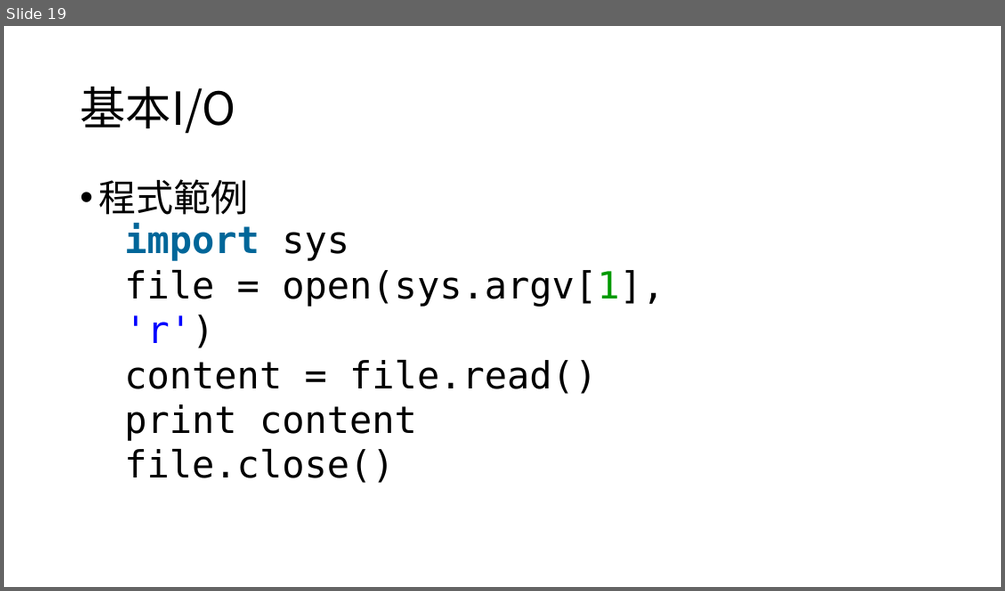
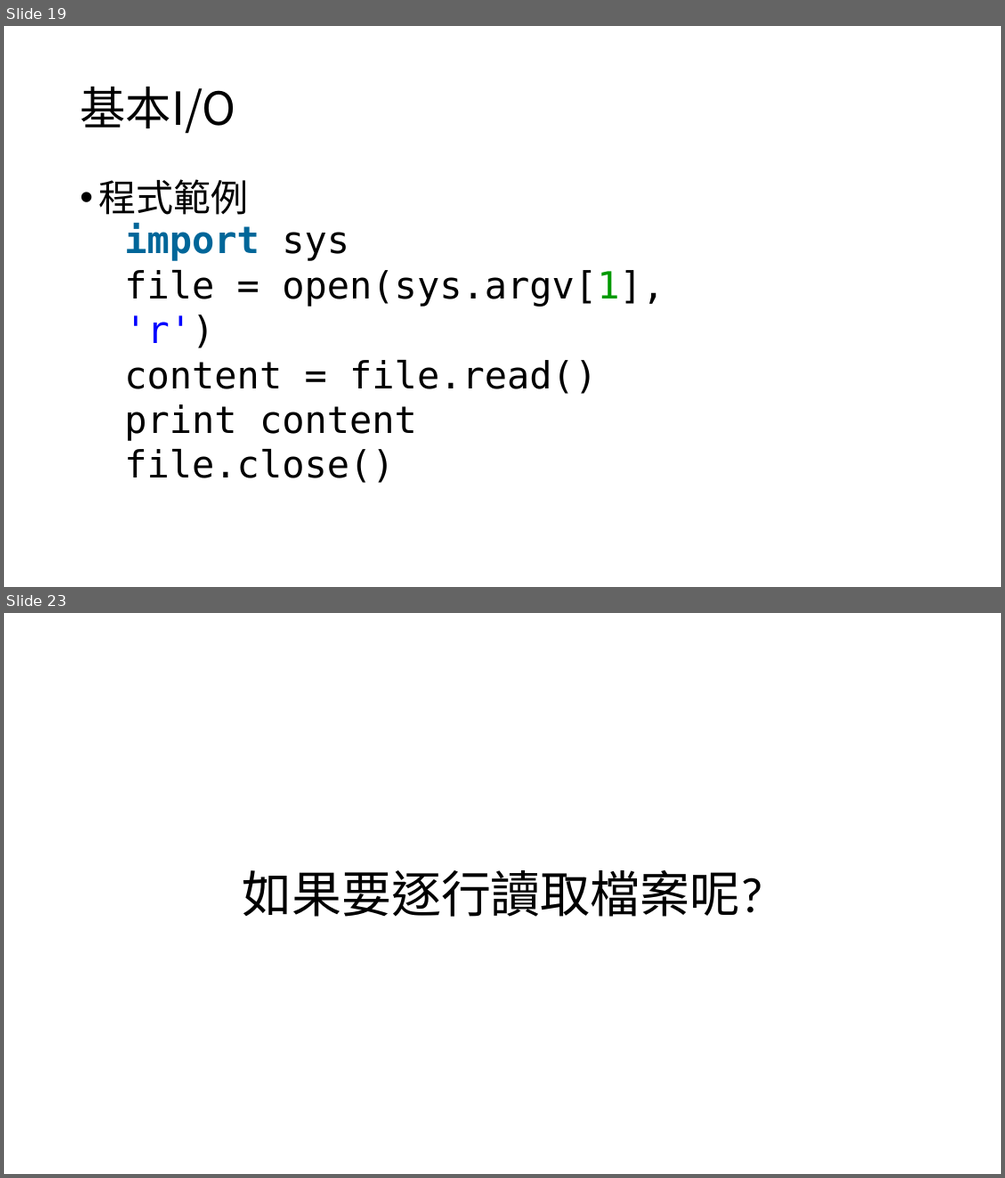
Before and after one commit to timmy61109/Python-Tutorial, a slide deck: Python程式設計入門指南.pptx. Shown one above the other, each under a label of ours: slide 19 before the commit, slides 19 and 23 after it; the slides between them are not shown. The pictures are 1005x591 and 1005x1178 pixels, drawn with LibreOffice and Linux fonts; fonts in the diff are those of the drawing. Boxes give left, top, right and bottom in pixels: in the first picture for what was removed or moved away, otherwise in the second. Text is boxed around its words. In the diff, an @@ line names an element or a change of style, - is before the commit and + after.

Commit message:
如果採用，此提交將完成基礎的Python教學

```diff
--- a/Python程式設計入門指南.pptx
+++ b/Python程式設計入門指南.pptx
@@ slide 23 added at (4, 613, 1001, 1174), background #FFFFFF @@
@@ text added at (242, 870, 763, 916), 48 pt, text #000000 @@
+如果要逐行讀取檔案呢?
```
Also in this commit, not shown: 7 slides changed, 54 other slides added, 1 slide removed.
